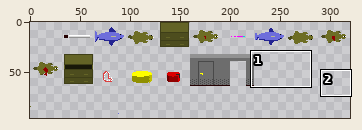
Edited in one commit: sprite sheet (src/images/sprites.png). Above: a wide view before the commit, with the close-up outlined.
Close-up. Before the commit:
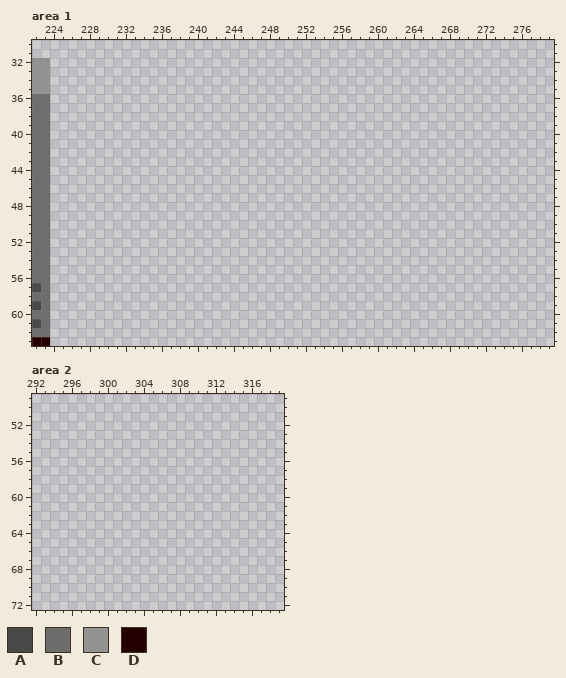
The file is 320x320 pixels. Colours within 5 levels of each other are drawn and written as one. Shown: area 1: x 222..279, y 30..63; area 2: x 292..319, y 49..72. The wide view leaves out empty margins.
Palette (. is transparent): A #494949  B #6d6d6d  C #929292  D #240000
Pixels before, area 1, first column x 222:
32 CC
33 CC
34 CC
35 CC
36 BB
37 BB
38 BB
39 BB
40 BB
41 BB
42 BB
43 BB
44 BB
45 BB
46 BB
47 BB
48 BB
49 BB
50 BB
51 BB
52 BB
53 BB
54 BB
55 BB
56 BB
57 AB
58 BB
59 AB
60 BB
61 AB
62 BB
63 DD
Once edited:
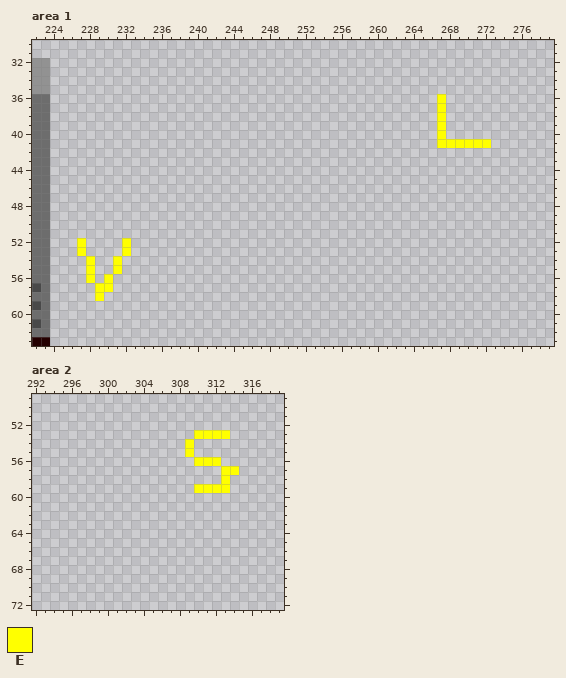
Colours new in this view: E #ffff00
Changes in this commit:
Area 1:
The edit adds colour E in rows 36 to 40 at x 267; in row 41 at x 267 to 272; in rows 52 to 53 at x 227 and 232; in rows 54 to 55 at x 228 and 231; in row 56 at x 228 and 230; in row 57 at x 229 to 230.
The edit adds colour E in row 58 at x 229.
Area 2:
The edit adds colour E in row 53 at x 310 to 313; in rows 54 to 55 at x 309; in row 56 at x 310 to 312; in row 57 at x 313 to 314; in row 58 at x 313; in row 59 at x 310 to 313.
